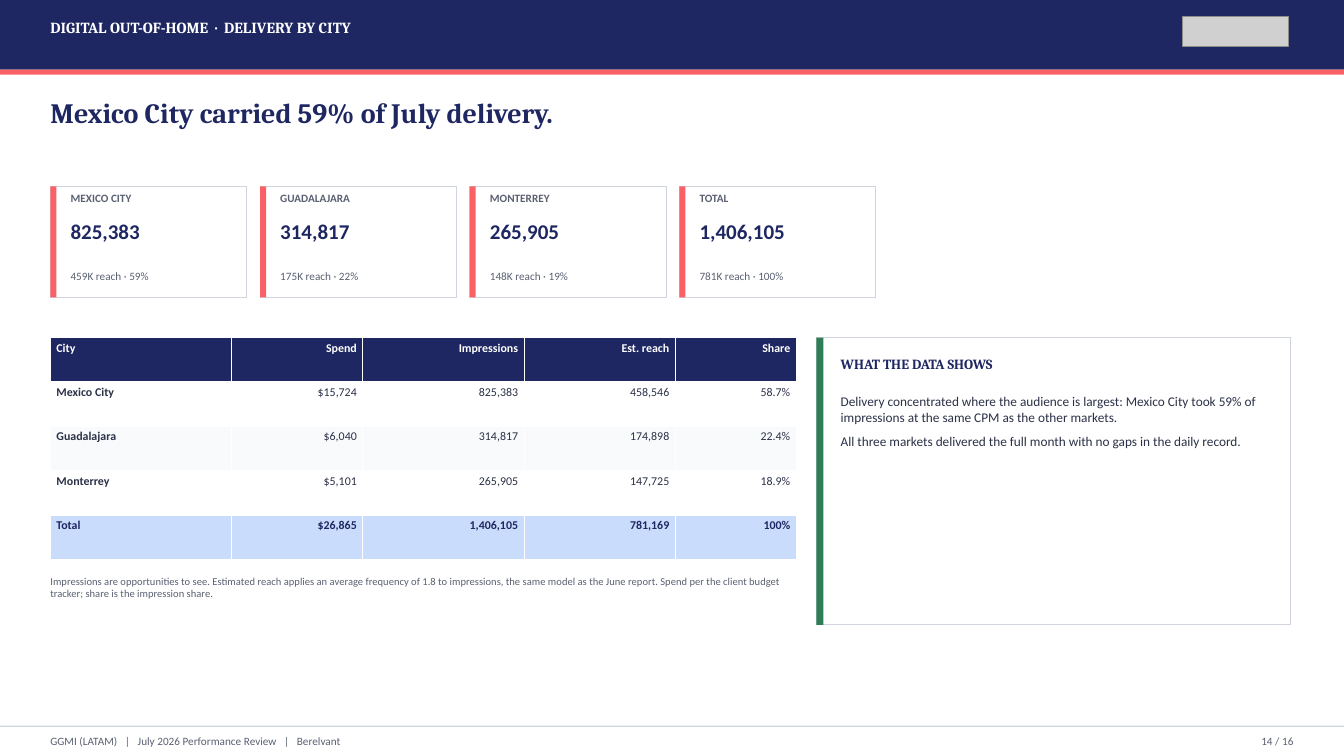
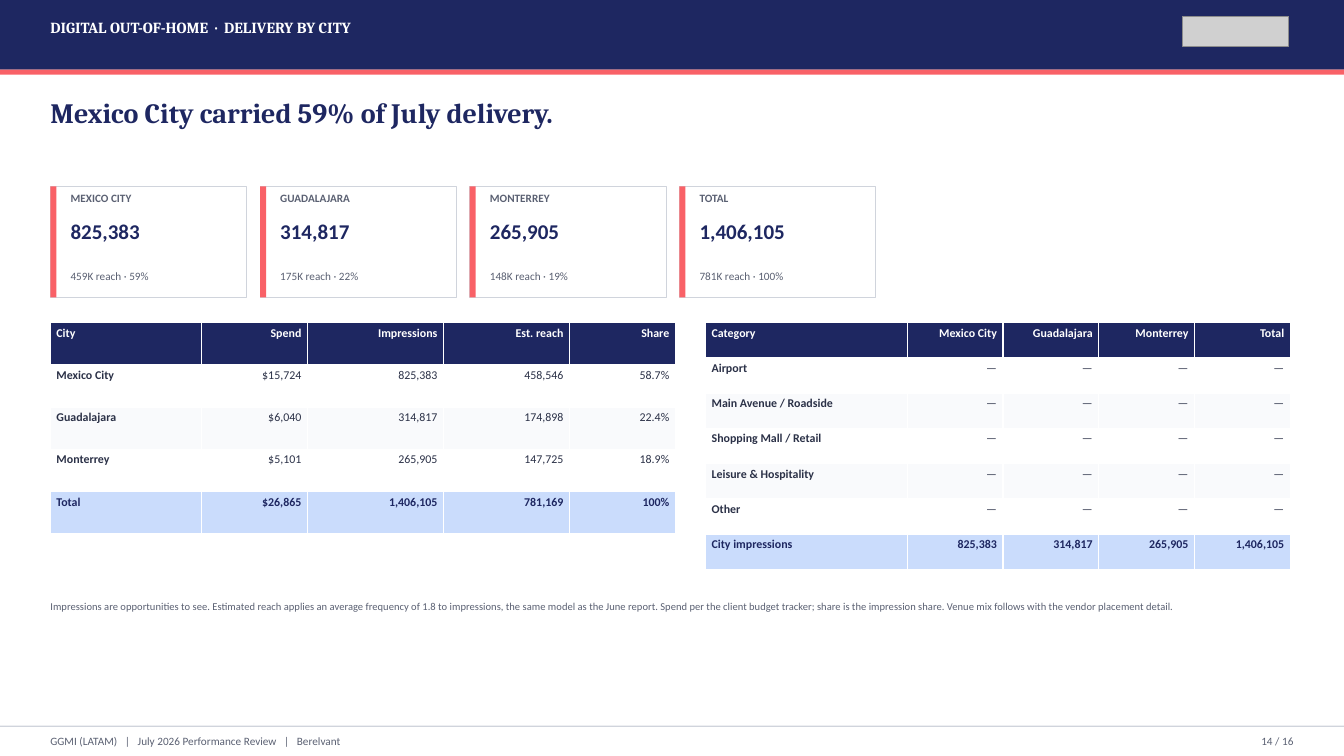
Before and after one commit to hablapro/brlvnt-reporting-hub, a slide deck: slide 14 of reports/forex/ggmi/2026-07/output/GGMI_LATAM_July_2026_Performance_Review.pptx. Drawn at 1344x756 pixels with LibreOffice and Linux fonts; fonts in the diff are those of the drawing; grey boxes stand for pictures. Boxes give left, top, right and bottom in pixels: in the first picture for what was removed or moved away, otherwise in the second. Text is boxed around its words. In the diff, an @@ line names an element or a change of style, - is before the commit and + after.

```diff
--- a/reports/forex/ggmi/2026-07/output/GGMI_LATAM_July_2026_Performance_Review.pptx
+++ b/reports/forex/ggmi/2026-07/output/GGMI_LATAM_July_2026_Performance_Review.pptx
@@ table: place and size @@
-table at <box>50,338,797,560</box>
+table at <box>50,323,676,534</box>
@@ table added at <box>706,323,1291,570</box>, 7 rows, 5 columns @@
+Category | Mexico City | Guadalajara | Monterrey | Total
+Airport | — | — | — | —
+Main Avenue / Roadside | — | — | — | —
+Shopping Mall / Retail | — | — | — | —
+Leisure & Hospitality | — | — | — | —
+Other | — | — | — | —
+City impressions | 825,383 | 314,817 | 265,905 | 1,406,105
@@ rectangle removed at <box>817,338,1291,625</box> @@
@@ rectangle removed at <box>817,338,824,625</box> @@
@@ text removed at <box>841,359,993,369</box> @@
-WHAT THE DATA SHOWS
@@ text removed at <box>841,396,1256,449</box> @@
-Delivery concentrated where the audience is largest: Mexico City took 59% of impressions at the same CPM as the other markets.
-All three markets delivered the full month with no gaps in the daily record.
@@ text at <box>50,602,1173,612</box>: text changed @@
-Impressions are opportunities to see. Estimated reach applies an average frequency of 1.8 to impressions, the same model as the June report. Spend per the client budget tracker; share is the impression share.
+Impressions are opportunities to see. Estimated reach applies an average frequency of 1.8 to impressions, the same model as the June report. Spend per the client budget tracker; share is the impression share. Venue mix follows with the vendor placement detail.
```
Also in this commit, not shown: 2 other files.
